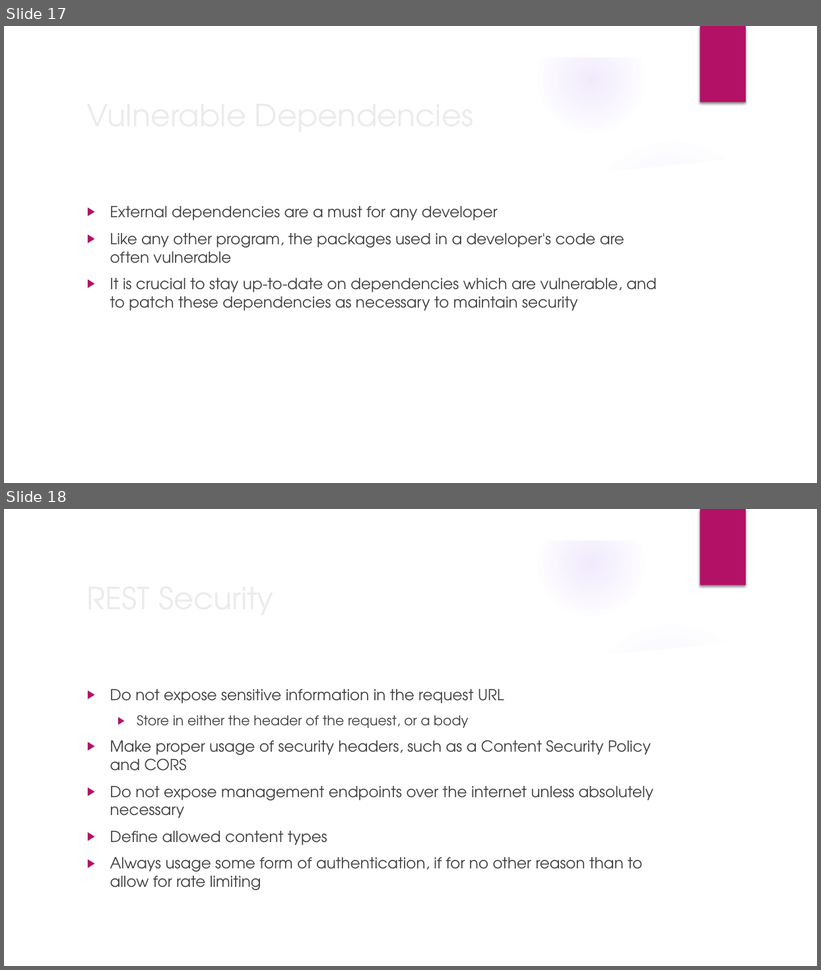
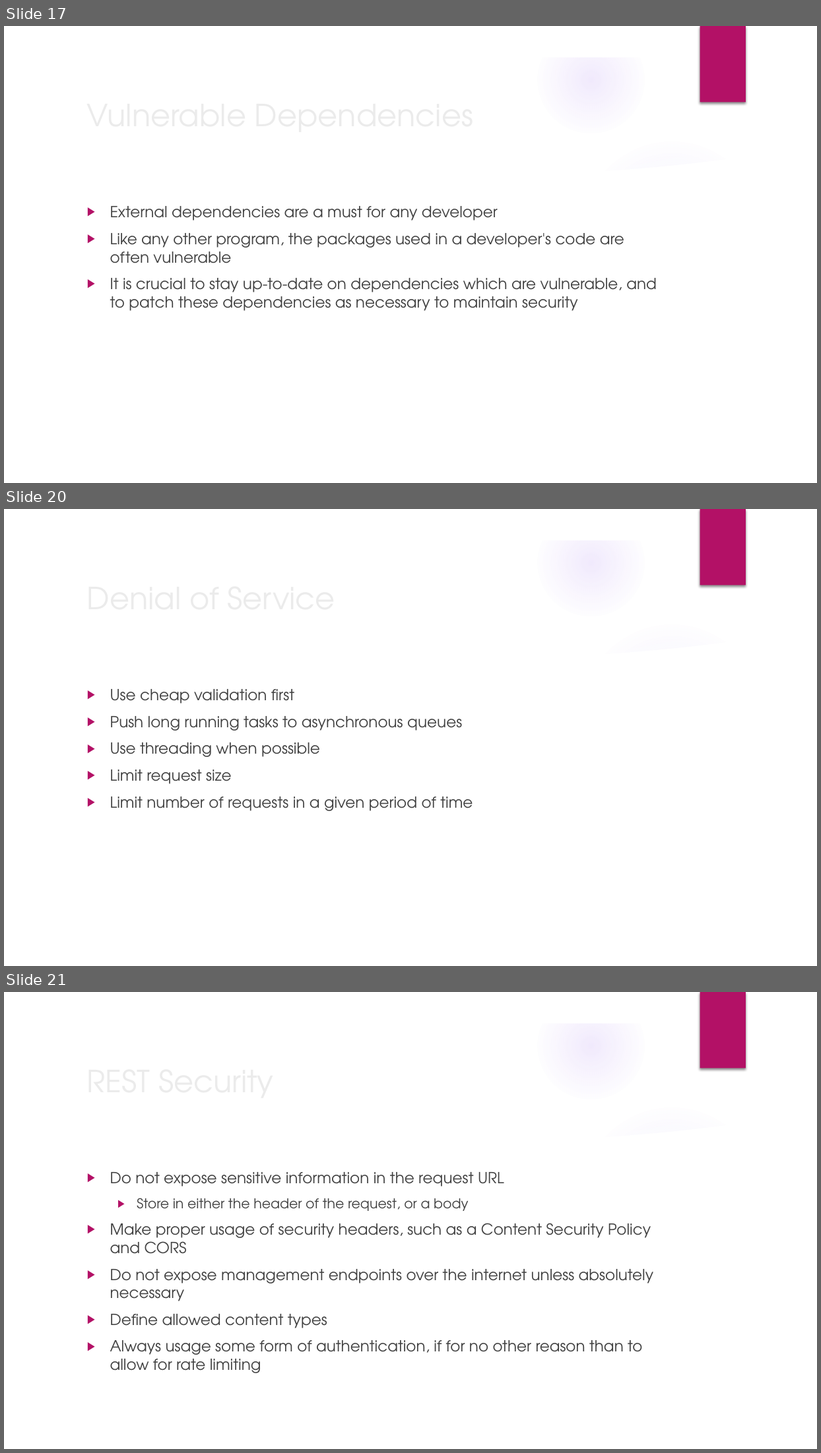
Before and after one commit to nicleary/The-Missing-Semester-CSUOhio, a slide deck: lessons/Fundamental_Concepts_of_AppSec/AppSecLecture.pptx. Shown one above the other, each under a label of ours: slides 17 and 18 before the commit, slides 17, 20 and 21 after it; the slides between them are not shown. The pictures are 821x970 and 821x1453 pixels, drawn with LibreOffice and Linux fonts; fonts in the diff are those of the drawing; background and template pictures are left out. Boxes give left, top, right and bottom in pixels: in the first picture for what was removed or moved away, otherwise in the second. Text is boxed around its words. In the diff, an @@ line names an element or a change of style, - is before the commit and + after.

```diff
--- a/lessons/Fundamental_Concepts_of_AppSec/AppSecLecture.pptx
+++ b/lessons/Fundamental_Concepts_of_AppSec/AppSecLecture.pptx
@@ slide 20 added at (4,509,817,966), background picture (left out); not listed: 9 template elements that a slide beside it also shows @@
@@ title added at (81,574,665,621), 36 pt, text #EBEBEB @@
+Denial of Service
@@ text added at (110,689,473,811), 18 pt, text #404040 @@
+▶ Use cheap validation first
+▶ Push long running tasks to asynchronous queues
+▶ Use threading when possible
+▶ Limit request size
+▶ Limit number of requests in a given period of time
@@ what was slide 18 is now slide 21 @@
```
Also in this commit, not shown: 3 other slides added, 11 other files.
